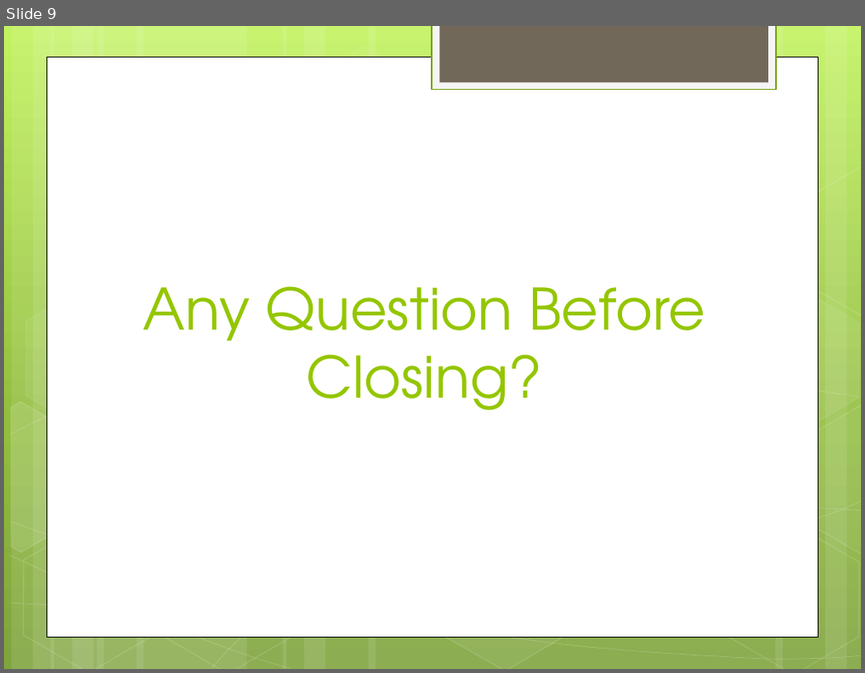
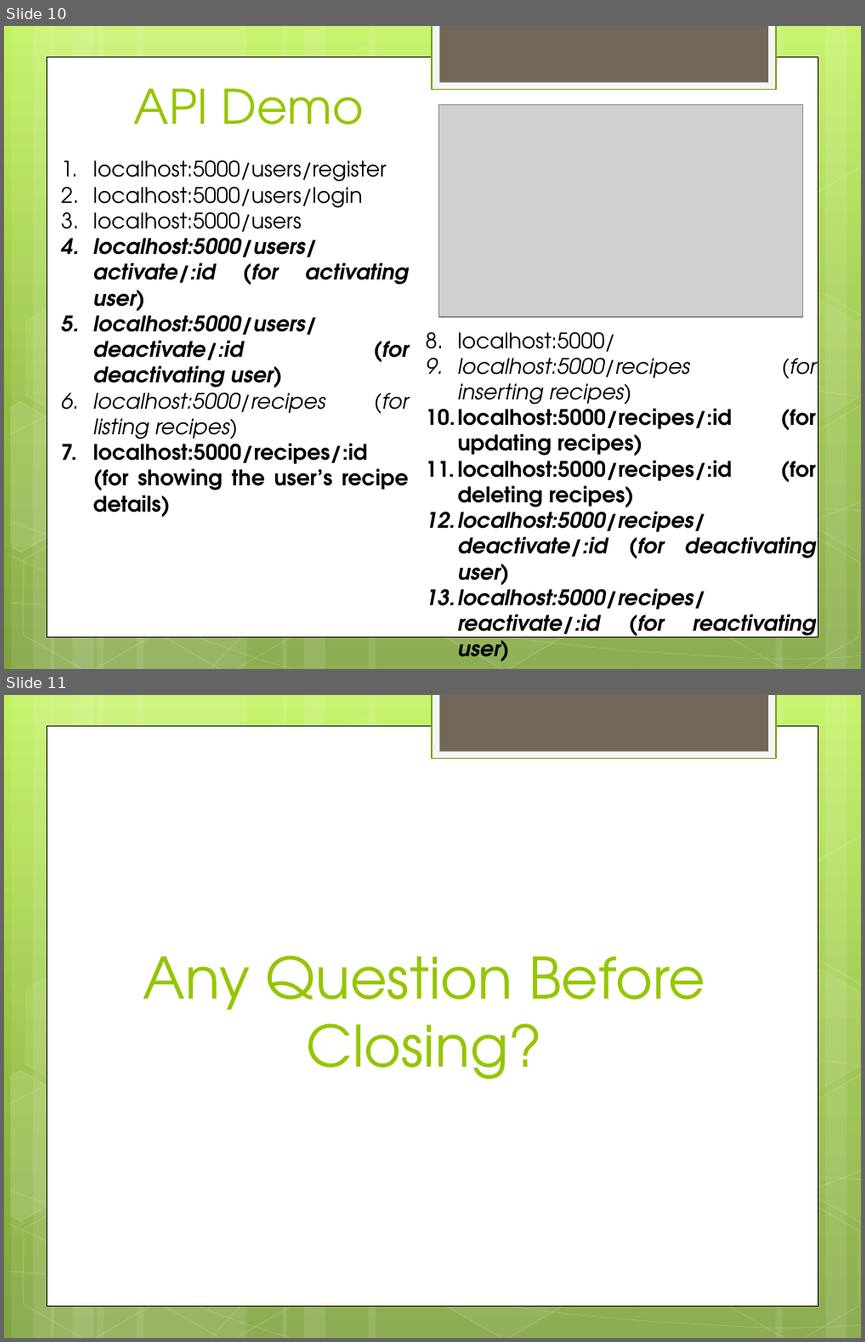
Before and after one commit to bagus25dzikri06/PijarCamp2022, a slide deck: eat-cook-repeat/EAT, COOK, REPEAT.pptx. Shown one above the other, each under a label of ours: slide 9 before the commit, slides 10 and 11 after it. The pictures are 865x673 and 865x1342 pixels, drawn with LibreOffice and Linux fonts; fonts in the diff are those of the drawing; grey boxes stand for pictures. Boxes give left, top, right and bottom in pixels: in the first picture for what was removed or moved away, otherwise in the second. Text is boxed around its words. In the diff, an @@ line names an element or a change of style, - is before the commit and + after.

```diff
--- a/eat-cook-repeat/EAT, COOK, REPEAT.pptx
+++ b/eat-cook-repeat/EAT, COOK, REPEAT.pptx
@@ slide 10 added at (4,26,861,669), background gradient #C3F35F to #93BF3F to #81A53E; not listed: 31 template elements that a slide beside it also shows @@
@@ title added at (134,88,364,125), 40 pt, text #94C600 @@
+API Demo
@@ picture added at (438,105,802,318) @@
@@ text added at (93,160,409,486), 18 pt, text #000000, bold, italic @@
+1. localhost:5000/users/register
+2. localhost:5000/users/login
+3. localhost:5000/users
+4. localhost:5000/users/activate/:id (for activating user)
+5. localhost:5000/users/deactivate/:id (for deactivating user)
+6. localhost:5000/recipes (for listing recipes)
+7. localhost:5000/recipes/:id (for showing the user’s recipe details)
@@ text added at (458,332,817,661), 18 pt, text #000000, bold, italic @@
+8. localhost:5000/
+9. localhost:5000/recipes (for inserting recipes)
+10. localhost:5000/recipes/:id (for updating recipes)
+11. localhost:5000/recipes/:id (for deleting recipes)
+12. localhost:5000/recipes/deactivate/:id (for deactivating user)
+13. localhost:5000/recipes/reactivate/:id (for reactivating user)
@@ what was slide 9 is now slide 11 @@
```
Also in this commit, not shown: 3 other slides added, 2 slides removed, 31 other files.
